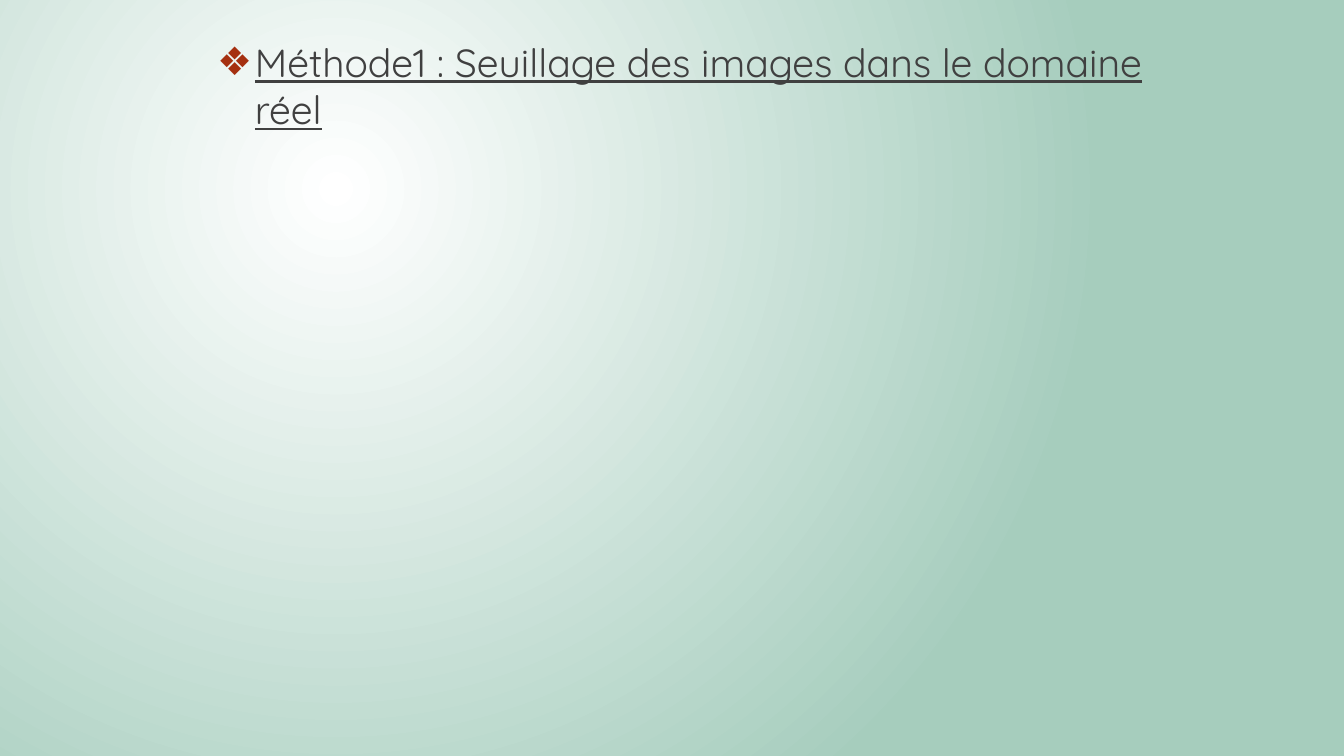
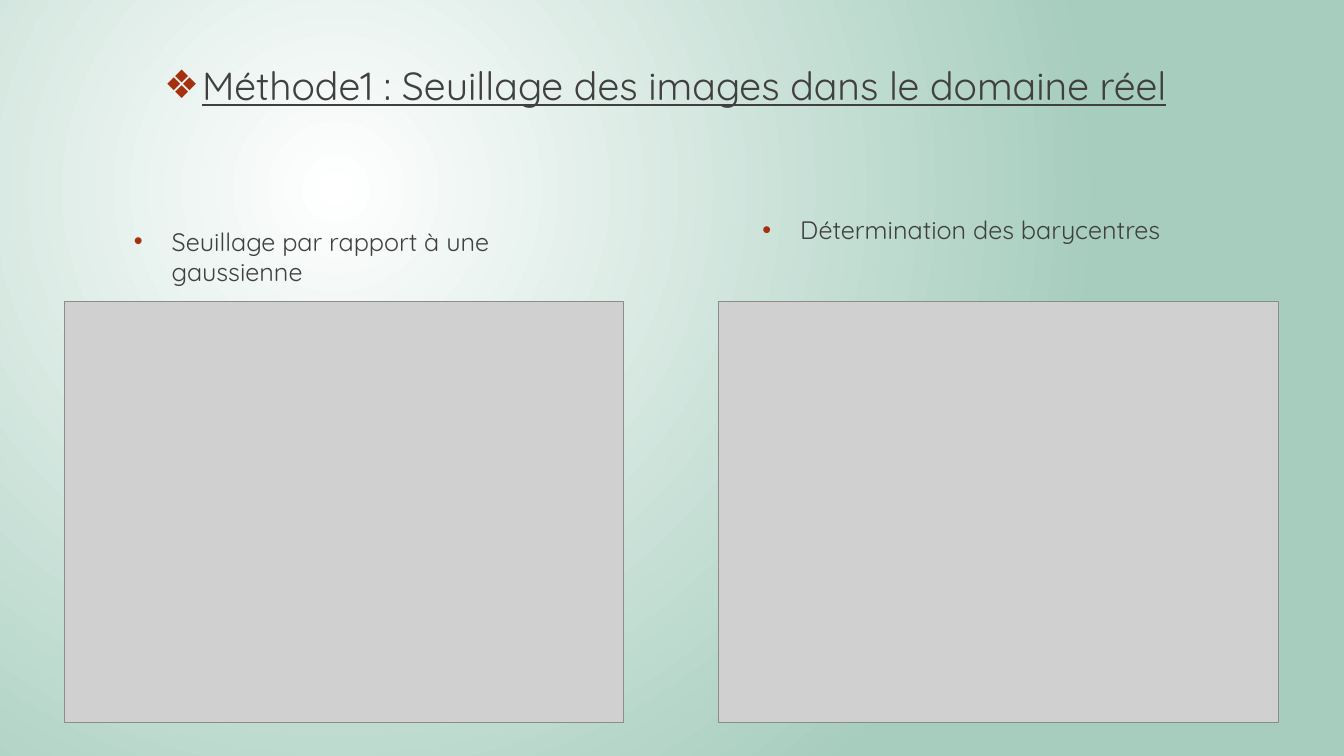
Before and after one commit to Killian-Herveau/PIMS, a slide deck: slide 14 of Pres_Avril/PresentationPIMSAvril-Briséis.pptx. Drawn at 1344x756 pixels with LibreOffice and Linux fonts; fonts in the diff are those of the drawing; grey boxes stand for pictures. Boxes give left, top, right and bottom in pixels: in the first picture for what was removed or moved away, otherwise in the second. Text is boxed around its words. In the diff, an @@ line names an element or a change of style, - is before the commit and + after.

```diff
--- a/Pres_Avril/PresentationPIMSAvril-Briséis.pptx
+++ b/Pres_Avril/PresentationPIMSAvril-Briséis.pptx
@@ text "Méthode1 : Seuillage des images ...": place and size @@
-text "Méthode1 : Seuillage des images ..." at [255, 48, 1142, 130]
+text "Méthode1 : Seuillage des images ..." at [202, 71, 1167, 108]
@@ text "Méthode1 : Seuillage des images ..." at [202, 71, 1167, 108]: alignment left to centre @@
@@ text added at [172, 232, 489, 286], 18 pt, text #404040 @@
+• Seuillage par rapport à une gaussienne
@@ text added at [800, 220, 1160, 244], 18 pt, text #404040 @@
+• Détermination des barycentres
@@ picture added at [65, 301, 624, 723] @@
@@ picture added at [719, 301, 1278, 723] @@
```
Also in this commit, not shown: 1 other slide changed, 2 slides added, 1 slide removed, 8 other files.
